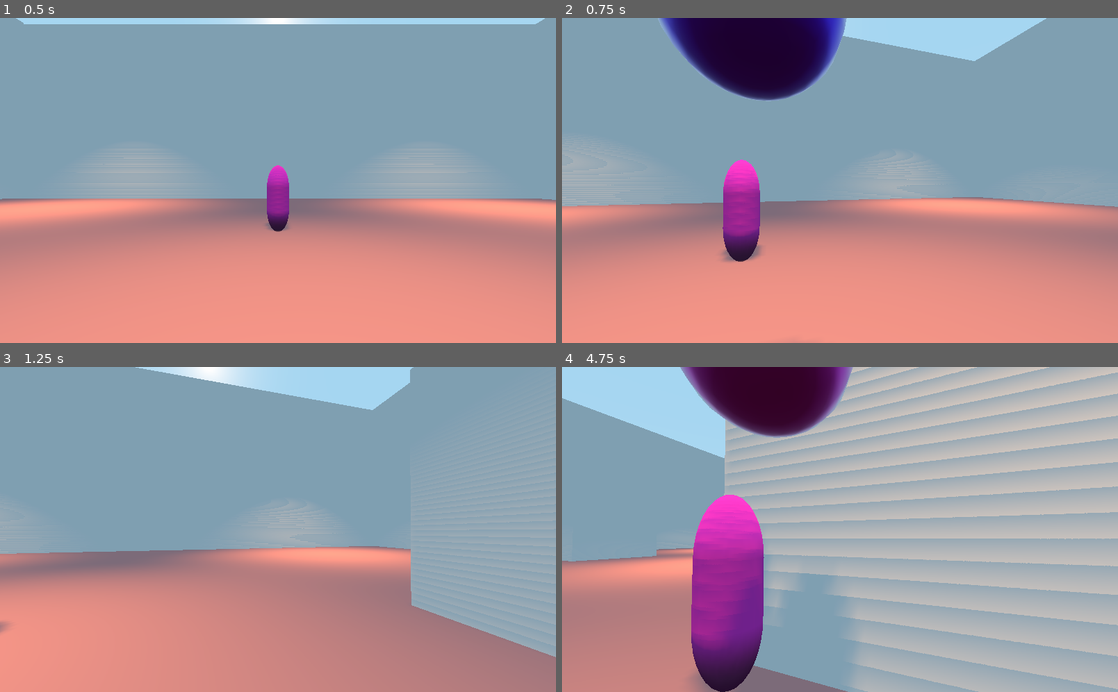
Above: before the commit, frames 1-4 (two rows, left to right).
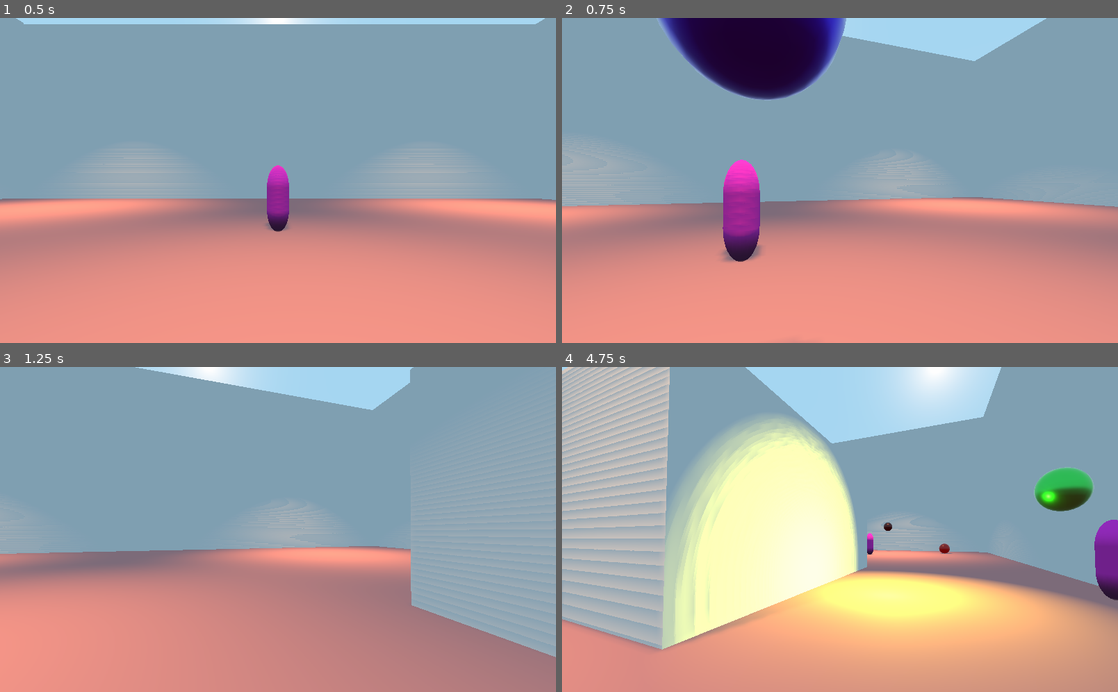
Above: after the commit, the same moments.

Repository: gargamal/bomber-land
Game: Godot game, scene res://MainScene/MainScene.tscn
Same seed, same stepped clock (60 frames per second), same inputs: the game is played once before the commit and once after it.
Inputs (mouse positions are in pixels of both pictures, inside the frame that each line leads up to):
- Up to frame 1 (0.5 s): no input
- Up to frame 2 (0.75 s): move the mouse to (867, 180) at 0.52 s; hold D (move_right) from 0.53 s (still down); click (867, 180) at 0.6 s
- Up to frame 3 (1.25 s): keep holding D (move_right)
- Up to frame 4 (4.75 s): move the mouse to (812, 529) at 1.27 s; release D (move_right) at 1.28 s; hold S (move_backward) 1.28-2.03 s; tap Z (move_foward) at 1.35, 2.85, 4.35 s; move the mouse to (851, 523) at 2.02 s; hold D (move_right) 2.03-3.53 s; click (851, 523) at 2.1 s; move the mouse to (834, 536) at 2.77 s; move the mouse to (878, 532) at 3.52 s; hold Q (move_left) from 3.53 s (still down); click (878, 532) at 3.6 s; move the mouse to (795, 526) at 4.27 s

Frame 1 is identical in both runs. In frame 2, less than 0.1% of the frame differs, in the area x 17-52%, y 0-26%; in frame 3, less than 0.1%; in frame 4, 96%, in the area x 0-100%, y 0-100%.

Commit message:
- L'IA peux shooter dans les bombes
- Ajout d'une firction lors du roulement de la bombes et de la gravité, pour plus de dynamqiue.

Diff:
--- a/Bomb/Bomb.gd
+++ b/Bomb/Bomb.gd
@@ -14,39 +14,27 @@
 var fragments = []
 var speed_vertical = 0.0
 var speed_horizontal = 0.0
-var touchBomb = false
 var firing = false
 var bombOwner
+
 
 func _ready():
 	add_to_group("bomb")
 
 
 func _physics_process(delta):
+	velocity.y += GRAVITY * delta
 
-	if is_on_floor() and not touchBomb:
-		velocity = Vector3.ZERO
-	else :
-		velocity.y += GRAVITY * delta
-		velocity = move_and_slide(velocity, Vector3.UP)
-		touchBomb = false
-
-#	velocity.y += GRAVITY * delta
-
-#	var temp_velocity = velocity
-#	temp_velocity.y = 0.0
-#	temp_velocity *= friction
-#	velocity.x = temp_velocity.x
-#	velocity.z = temp_velocity.z
-#	velocity = move_and_slide(velocity, Vector3.UP)
-#	touchBomb = false
+	var temp_velocity = velocity
+	temp_velocity.y = 0.0
+	temp_velocity *= friction
+	velocity.x = temp_velocity.x
+	velocity.z = temp_velocity.z
+	velocity = move_and_slide(velocity, Vector3.UP)
 
 
 func start(position : Transform, direction : Transform, pSpeed_vertical : float, pSpeed_horizontal : float, pBombOwner : String, color: Color):
-	var material = $Mesh.material_override.duplicate()
-	material.albedo_color = color
-	$Mesh.material_override = material
-
+	createMaterial(color)
 	createAllInstanceFragement()
 
 	speed_vertical = pSpeed_vertical
@@ -55,11 +43,16 @@
 	velocity = speed_vertical * -direction.basis.z
 	velocity.y = speed_horizontal
 	state = LOADING
-	$Timer.start(lapstime)
 	bombOwner = pBombOwner
 
+	$Timer.start(lapstime)
 	$Anim.play("color_anim")
-	#$Mesh.material_override.albedo_color = color
+
+
+func createMaterial(color: Color):
+	var material = $Mesh.material_override.duplicate()
+	material.albedo_color = color
+	$Mesh.material_override = material
 
 
 func createAllInstanceFragement():
@@ -101,7 +94,6 @@
 
 
 func _on_Area_body_entered(body):
-	if body.is_in_group("player"):
-		touchBomb = true
+	if body.is_in_group("player") or body.is_in_group("IA"):
 		velocity = speed_vertical * 4.0 * -transform.basis.z
 		velocity.y = speed_horizontal
--- a/Bomb/Bomb.tres
+++ b/Bomb/Bomb.tres
@@ -6,6 +6,6 @@
 roughness = 0.33
 emission_enabled = true
 emission = Color( 1, 0, 0, 1 )
-emission_energy = 0.25
+emission_energy = 0.0
 emission_operator = 0
 emission_on_uv2 = false
